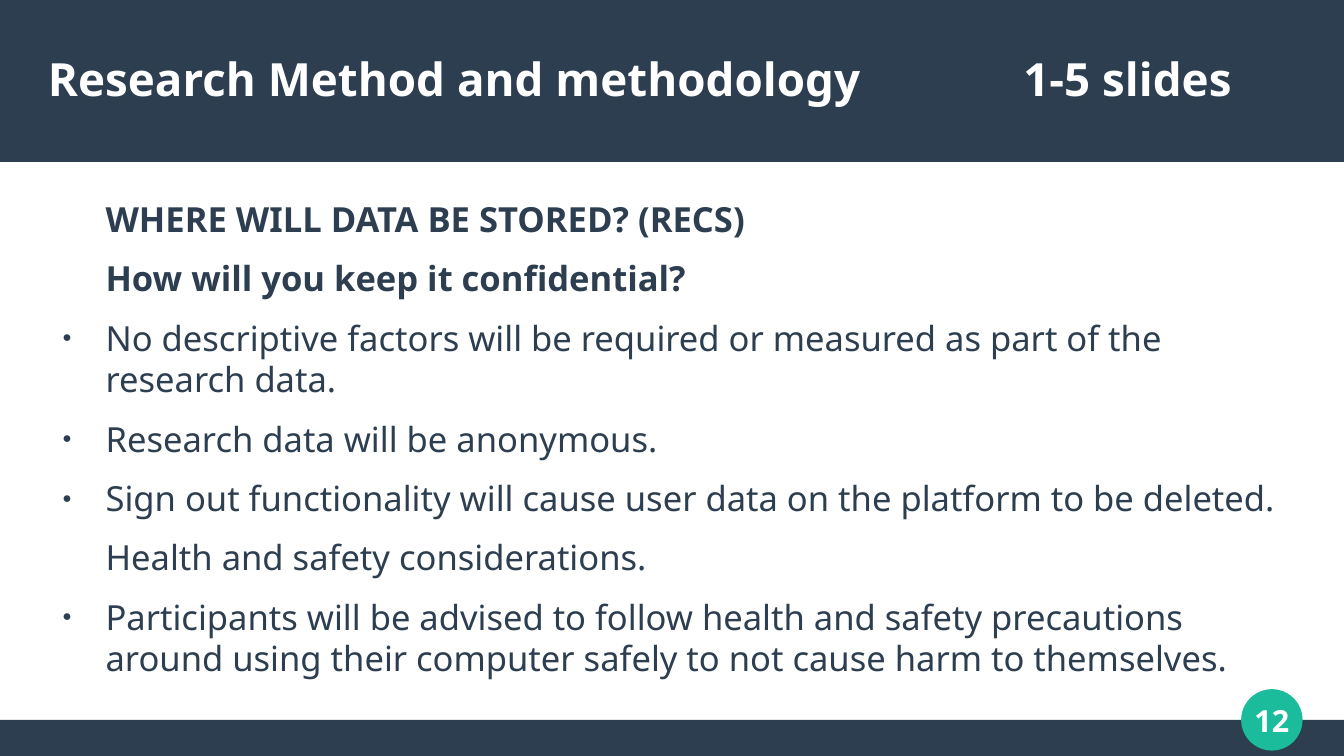
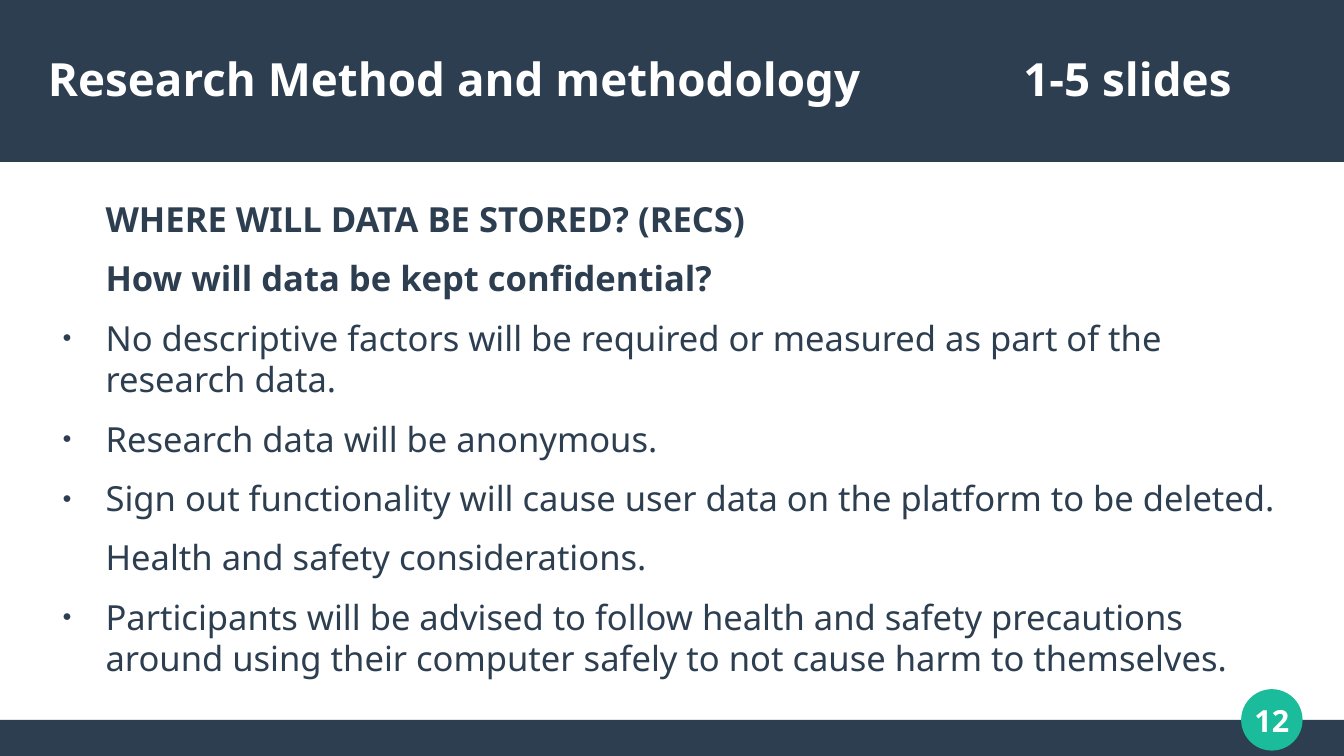
Before and after one commit to dannydaley/myUniSocial, a slide deck: slide 12 of Documentation/COMP320 PRESENTATION.odp. Drawn at 1344x756 pixels with LibreOffice and Linux fonts; fonts in the diff are those of the drawing. Boxes give left, top, right and bottom in pixels: in the first picture for what was removed or moved away, otherwise in the second. Text is boxed around its words. In the diff, an @@ line names an element or a change of style, - is before the commit and + after.

```diff
--- a/Documentation/COMP320 PRESENTATION.odp
+++ b/Documentation/COMP320 PRESENTATION.odp
@@ text at [106,264,712,300]: text changed @@
-How will you keep it confidential?
+How will data be kept confidential?
```
Also in this commit, not shown: 8 other slides changed, 1 slide added, 1 slide removed, 1 other file.
